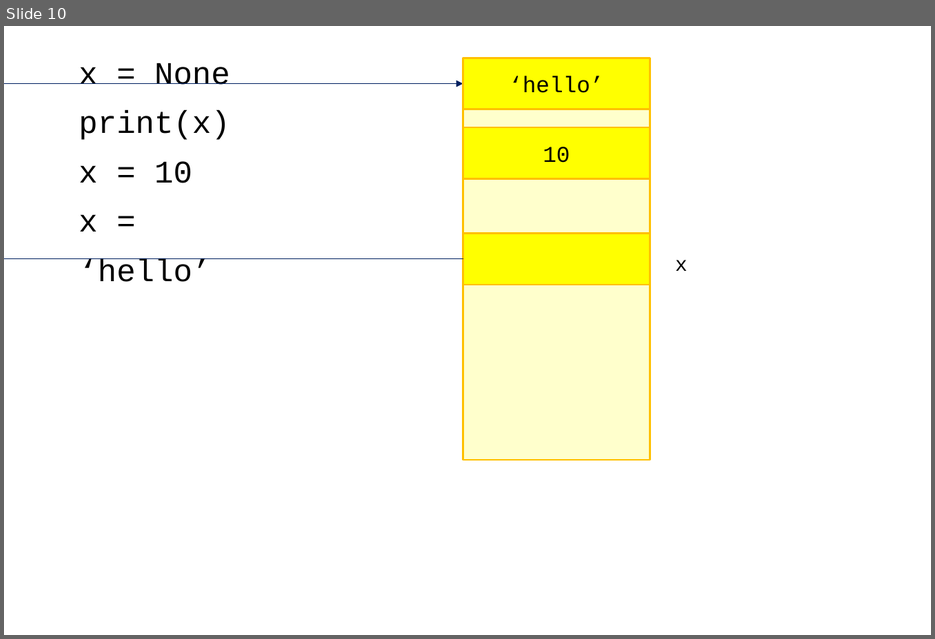
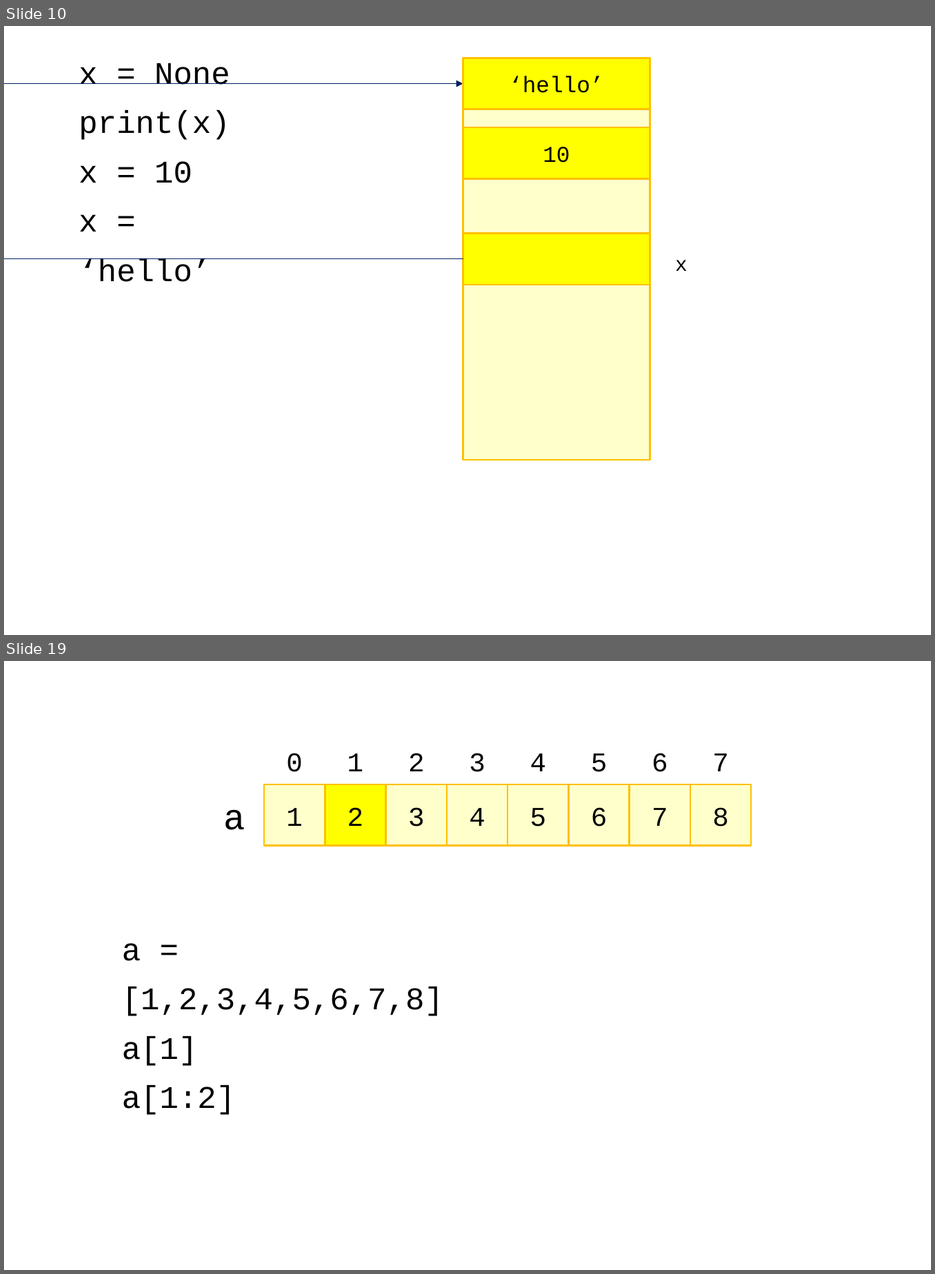
Before and after one commit to imguru-mooc/python, a slide deck: python_판서.pptx. Shown one above the other, each under a label of ours: slide 10 before the commit, slides 10 and 19 after it; the slides between them are not shown. The pictures are 935x639 and 935x1274 pixels, drawn with LibreOffice and Linux fonts; fonts in the diff are those of the drawing. Boxes give left, top, right and bottom in pixels: in the first picture for what was removed or moved away, otherwise in the second. Text is boxed around its words. In the diff, an @@ line names an element or a change of style, - is before the commit and + after.

```diff
--- a/python_판서.pptx
+++ b/python_판서.pptx
@@ slide 19 added at (4,661,931,1270), background #FFFFFF @@
@@ text added at (286,753,303,772), 24 pt, text #000000 @@
+0
@@ text added at (348,753,364,771), 24 pt, text #000000 @@
+1
@@ text added at (408,753,425,771), 24 pt, text #000000 @@
+2
@@ text added at (469,753,486,772), 24 pt, text #000000 @@
+3
@@ text added at (530,753,547,771), 24 pt, text #000000 @@
+4
@@ text added at (591,753,608,772), 24 pt, text #000000 @@
+5
@@ text added at (652,753,668,772), 24 pt, text #000000 @@
+6
@@ text added at (713,753,729,771), 24 pt, text #000000 @@
+7
@@ rectangle added at (264,785,325,845), fill #FFFFCC, outline #FFC000 1.5 pt, 24 pt, text #000000 @@
+1
@@ rectangle added at (325,785,386,845), fill #FFFF00, outline #FFC000 1.5 pt, 24 pt, text #000000 @@
+2
@@ rectangle added at (386,785,446,845), fill #FFFFCC, outline #FFC000 1.5 pt, 24 pt, text #000000 @@
+3
@@ rectangle added at (446,785,508,845), fill #FFFFCC, outline #FFC000 1.5 pt, 24 pt, text #000000 @@
+4
@@ rectangle added at (508,785,568,845), fill #FFFFCC, outline #FFC000 1.5 pt, 24 pt, text #000000 @@
+5
@@ rectangle added at (568,785,629,845), fill #FFFFCC, outline #FFC000 1.5 pt, 24 pt, text #000000 @@
+6
@@ rectangle added at (629,785,690,845), fill #FFFFCC, outline #FFC000 1.5 pt, 24 pt, text #000000 @@
+7
@@ rectangle added at (690,785,751,845), fill #FFFFCC, outline #FFC000 1.5 pt, 24 pt, text #000000 @@
+8
@@ text added at (223,810,245,830), 32 pt, text #000000 @@
+a
@@ text added at (122,943,444,1115), 28 pt, text #000000 @@
+a = [1,2,3,4,5,6,7,8]
+a[1]
+a[1:2]
```
Also in this commit, not shown: 32 other slides added, 1 other file.
